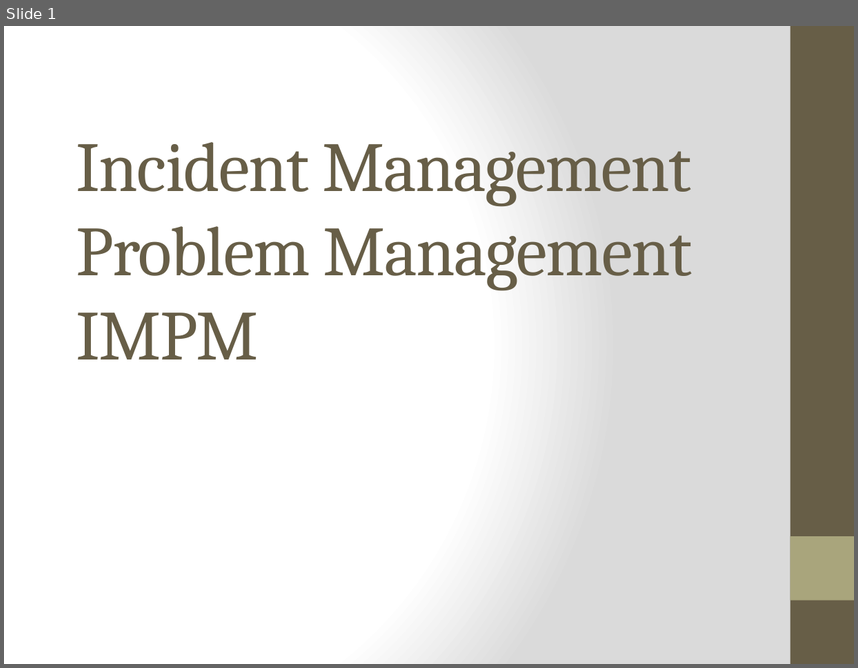
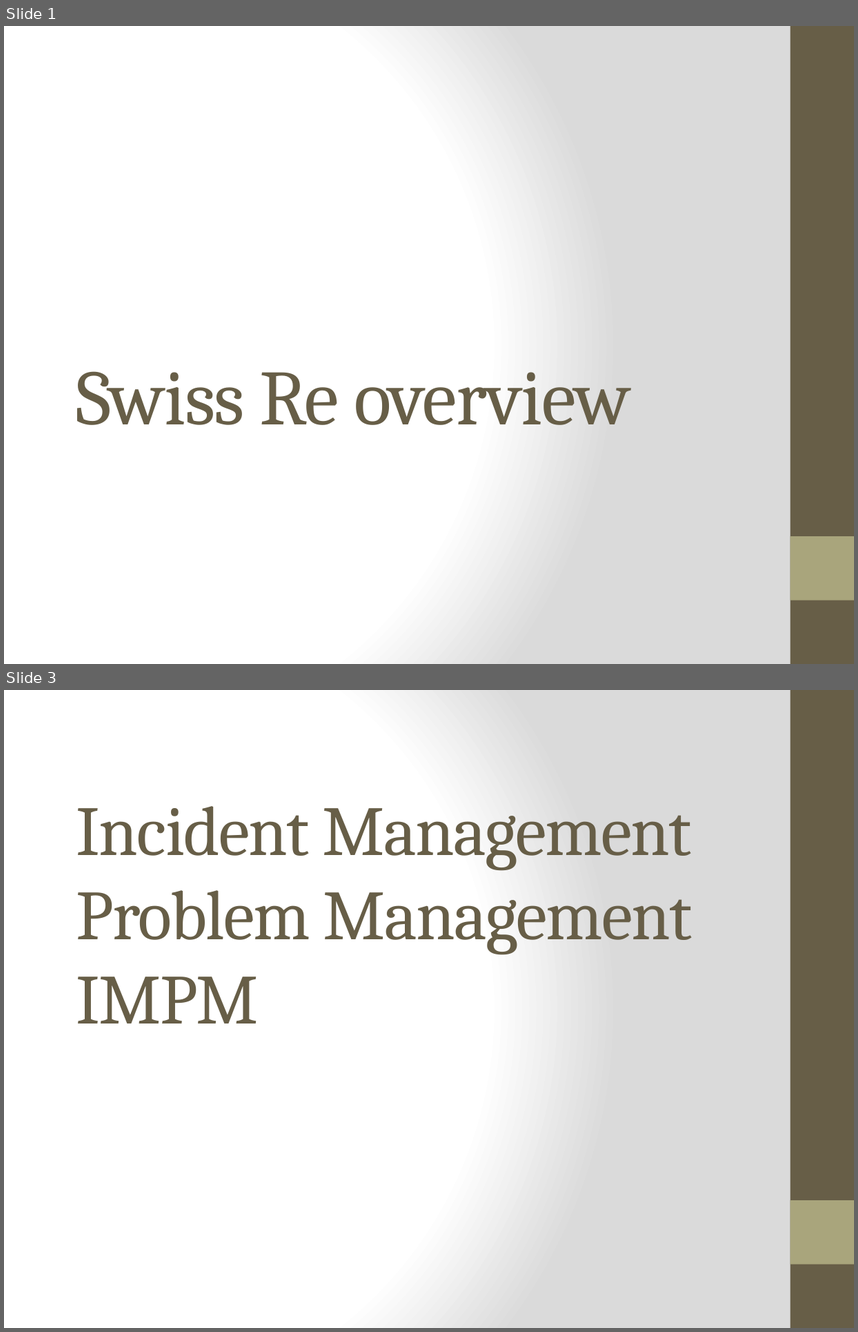
Before and after one commit to Group5LoanApplication/LAp, a slide deck: Incident Management.pptx. Shown one above the other, each under a label of ours: slide 1 before the commit, slides 1 and 3 after it; the slides between them are not shown. The pictures are 858x668 and 858x1332 pixels, drawn with LibreOffice and Linux fonts; fonts in the diff are those of the drawing. Boxes give left, top, right and bottom in pixels: in the first picture for what was removed or moved away, otherwise in the second. Text is boxed around its words. In the diff, an @@ line names an element or a change of style, - is before the commit and + after.

```diff
--- a/Incident Management.pptx
+++ b/Incident Management.pptx
@@ slide 1 added at <box>4,26,854,664</box>, background gradient #FFFFFF to #DADADA; not listed: 2 template elements that a slide beside it also shows @@
@@ title added at <box>76,371,631,425</box>, 66 pt, text #675E47 @@
+Swiss Re overview
@@ what was slide 1 is now slide 3 @@
```
Also in this commit, not shown: 9 slides changed, 5 other slides added, 4 slides removed.
